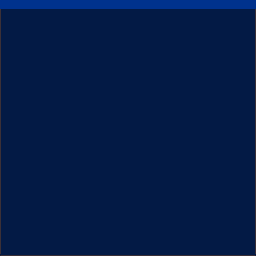
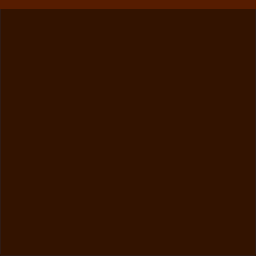
Layers edited between the first and the second 256x256 image:
painted on "sand" over [0, 0, 256, 9]
painted on "rock" over [0, 0, 256, 256]
